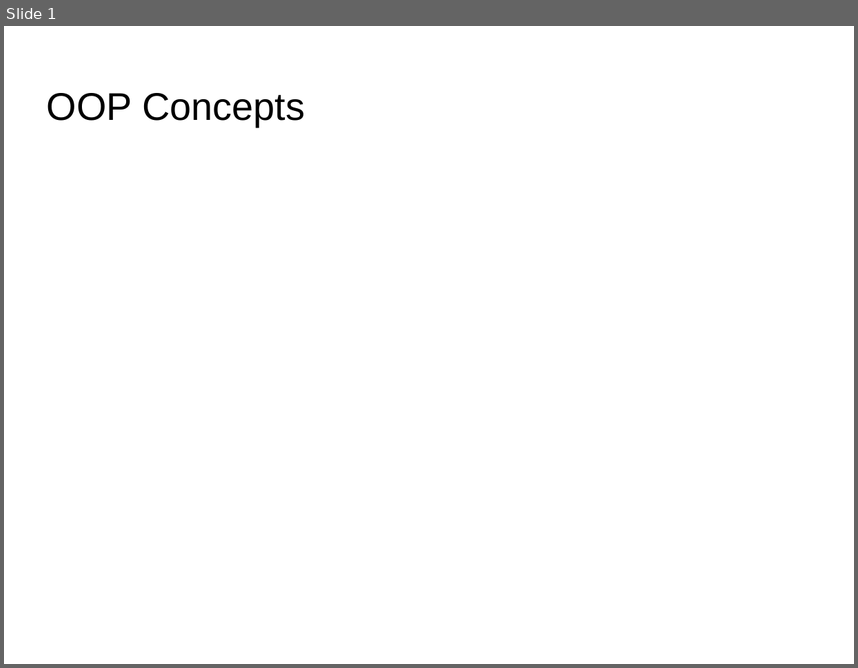
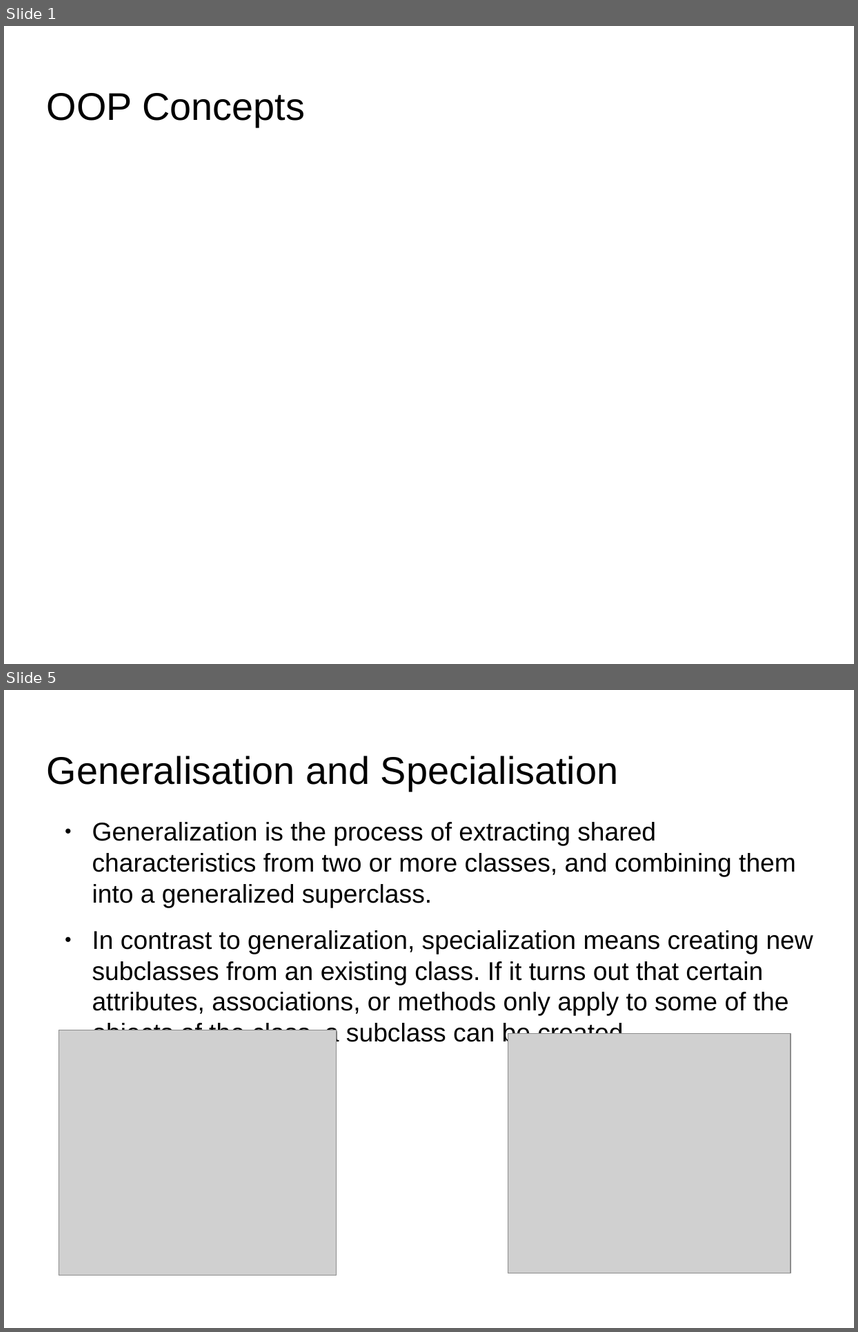
Before and after one commit to tanmayrajani/Internship_PreWork, a slide deck: OOP/OOP_Concepts.odp. Shown one above the other, each under a label of ours: slide 1 before the commit, slides 1 and 5 after it; the slides between them are not shown. The pictures are 858x668 and 858x1332 pixels, drawn with LibreOffice and Linux fonts; fonts in the diff are those of the drawing; grey boxes stand for pictures; background and template pictures are left out. Boxes give left, top, right and bottom in pixels: in the first picture for what was removed or moved away, otherwise in the second. Text is boxed around its words. In the diff, an @@ line names an element or a change of style, - is before the commit and + after.

```diff
--- a/OOP/OOP_Concepts.odp
+++ b/OOP/OOP_Concepts.odp
@@ slide 5 added at <box>4,690,854,1328</box>, background picture (left out) @@
@@ title added at <box>47,756,619,791</box>, 36 pt, text #000000 @@
+Generalisation and Specialisation
@@ text added at <box>92,822,813,1047</box>, 24.1 pt, text #000000 @@
+● Generalization is the process of extracting shared characteristics from two or more classes, and combining them into a generalized superclass.
+● In contrast to generalization, specialization means creating new subclasses from an existing class. If it turns out that certain attributes, associations, or methods only apply to some of the objects of the class, a subclass can be created.
@@ picture added at <box>59,1030,337,1276</box> @@
@@ picture added at <box>508,1033,791,1273</box> @@
```
Also in this commit, not shown: 14 other slides added, 4 other files.
